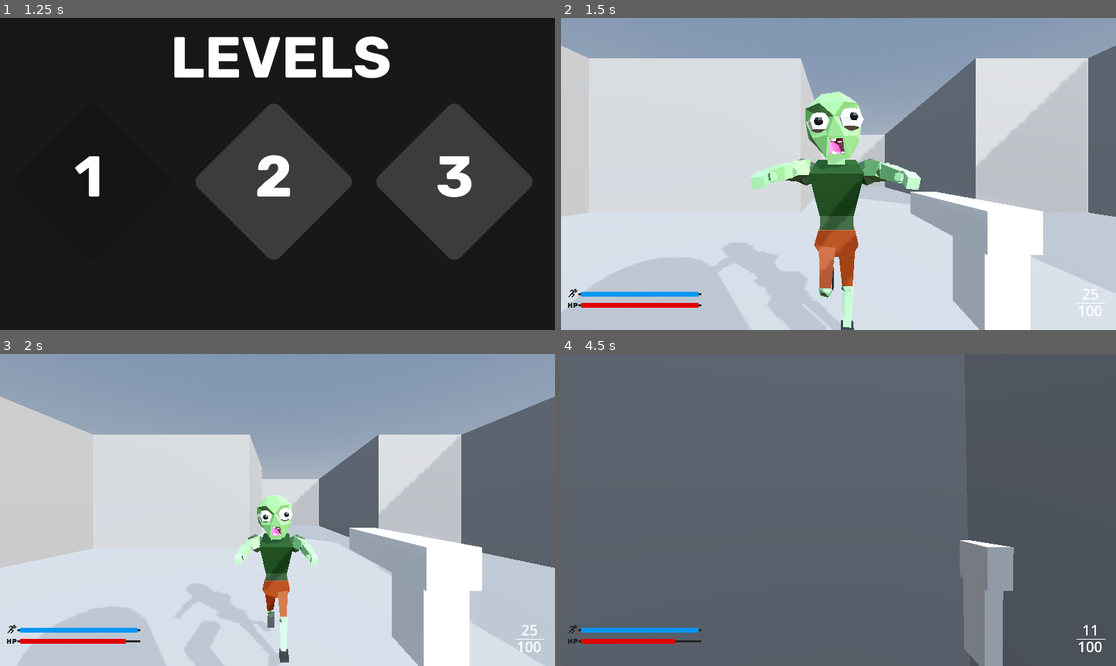
Above: before the commit, frames 1-4 (two rows, left to right).
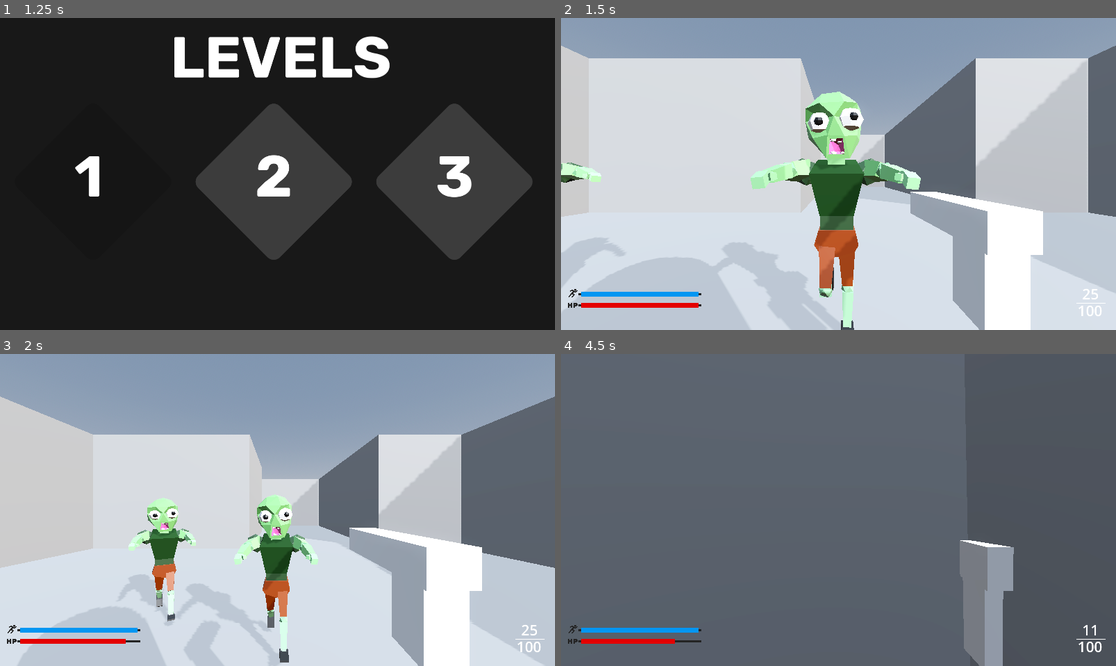
Above: after the commit, the same moments.

Repository: boltnzl/project-override
Game: Godot game, scene res://scenes/mainmenu.tscn
Same seed, same stepped clock (60 frames per second), same inputs: the game is played once before the commit and once after it.
Inputs (mouse positions are in pixels of both pictures, inside the frame that each line leads up to):
- Up to frame 1 (1.25 s): click "PLAY" at 0.5 s
- Up to frame 2 (1.5 s): click (655, 180) at 1.25 s
- Up to frame 3 (2 s): no input
- Up to frame 4 (4.5 s): move the mouse to (866, 510) at 2.02 s; press the mouse at (866, 510) at 2.03 s; hold W (up) from 2.03 s (still down); tap Space (jump) at 2.27, 3.02 s; move the mouse to (810, 510) at 2.77 s; release the mouse at (810, 510) at 2.78 s; tap Shift (sprint) at 2.85, 4.35 s; move the mouse to (849, 503) at 3.52 s; press the mouse at (849, 503) at 3.53 s; move the mouse to (832, 516) at 4.27 s; release the mouse at (832, 516) at 4.28 s

Frame 1 is identical in both runs. In frame 2, 1.0% of the frame differs, in the area x 0-12%, y 46-87%; in frame 3, 2.0%, in the area x 21-36%, y 46-88%; in frame 4, less than 0.1%.

Commit message:
ammo dropping done

Diff:
--- /dev/null
+++ b/scenes/ammo_drop.gd
@@ -0,0 +1,15 @@
+extends Area3D
+
+@export var amount = 10
+var picked_up = false
+
+func _ready() -> void:
+	pass
+
+func _on_body_entered(body: Node) -> void:
+	if picked_up == true:
+		return
+	if body.is_in_group("player") and body.has_method("add_ammo"):
+		picked_up = true
+		body.add_ammo(amount)
+		queue_free()
--- /dev/null
+++ b/scenes/ammo_drop.tscn
@@ -0,0 +1,87 @@
+[gd_scene load_steps=7 format=3 uid="uid://t8co0m15tdep"]
+
+[ext_resource type="Script" uid="uid://yfry1t1dh4kq" path="res://scenes/ammo_drop.gd" id="1_j0vwr"]
+[ext_resource type="PackedScene" uid="uid://c1ixf50fjx2dr" path="res://art/bullet.glb" id="2_cbkkf"]
+
+[sub_resource type="SphereShape3D" id="SphereShape3D_4d2yc"]
+
+[sub_resource type="Animation" id="Animation_j0vwr"]
+resource_name = "floating"
+length = 2.0
+loop_mode = 1
+tracks/0/type = "value"
+tracks/0/imported = false
+tracks/0/enabled = true
+tracks/0/path = NodePath("bullet:position")
+tracks/0/interp = 1
+tracks/0/loop_wrap = true
+tracks/0/keys = {
+"times": PackedFloat32Array(0, 0.966667, 2),
+"transitions": PackedFloat32Array(1, 1, 1),
+"update": 0,
+"values": [Vector3(0, 0.238707, 0), Vector3(0, 0.171752, 0), Vector3(0, 0.238707, 0)]
+}
+tracks/1/type = "value"
+tracks/1/imported = false
+tracks/1/enabled = true
+tracks/1/path = NodePath("bullet:rotation")
+tracks/1/interp = 1
+tracks/1/loop_wrap = true
+tracks/1/keys = {
+"times": PackedFloat32Array(0, 2),
+"transitions": PackedFloat32Array(1, 1),
+"update": 0,
+"values": [Vector3(0, 0, 0), Vector3(0, 6.28319, 0)]
+}
+
+[sub_resource type="Animation" id="Animation_cbkkf"]
+length = 0.001
+tracks/0/type = "value"
+tracks/0/imported = false
+tracks/0/enabled = true
+tracks/0/path = NodePath("bullet:position")
+tracks/0/interp = 1
+tracks/0/loop_wrap = true
+tracks/0/keys = {
+"times": PackedFloat32Array(0),
+"transitions": PackedFloat32Array(1),
+"update": 0,
+"values": [Vector3(0, 0.238707, 0)]
+}
+tracks/1/type = "value"
+tracks/1/imported = false
+tracks/1/enabled = true
+tracks/1/path = NodePath("bullet:rotation")
+tracks/1/interp = 1
+tracks/1/loop_wrap = true
+tracks/1/keys = {
+"times": PackedFloat32Array(0),
+"transitions": PackedFloat32Array(1),
+"update": 0,
+"values": [Vector3(0, 0, 0)]
+}
+
+[sub_resource type="AnimationLibrary" id="AnimationLibrary_lru7k"]
+_data = {
+&"RESET": SubResource("Animation_cbkkf"),
+&"floating": SubResource("Animation_j0vwr")
+}
+
+[node name="Area3D" type="Area3D"]
+transform = Transform3D(1, 0, 0, 0, 1, 0, 0, 0, 1, 0, -0.608906, 0)
+script = ExtResource("1_j0vwr")
+
+[node name="bullet" parent="." instance=ExtResource("2_cbkkf")]
+transform = Transform3D(0.2, 0, 0, 0, 0.2, 0, 0, 0, 0.2, 0, 0.238707, 0)
+
+[node name="CollisionShape3D" type="CollisionShape3D" parent="."]
+transform = Transform3D(1, 0, 0, 0, 1, 0, 0, 0, 1, 0, 0.239949, 0)
+shape = SubResource("SphereShape3D_4d2yc")
+
+[node name="AnimationPlayer" type="AnimationPlayer" parent="."]
+libraries = {
+&"": SubResource("AnimationLibrary_lru7k")
+}
+autoplay = "floating"
+
+[connection signal="body_entered" from="." to="." method="_on_body_entered"]
--- /dev/null
+++ b/scenes/guessing_puzzle.tscn
@@ -0,0 +1,9 @@
+[gd_scene format=3 uid="uid://cgqir3tcfwjwa"]
+
+[node name="GuessingPuzzle" type="Node3D"]
+
+[node name="StaticBody3D" type="StaticBody3D" parent="."]
+
+[node name="StaticBody3D2" type="StaticBody3D" parent="."]
+
+[node name="StaticBody3D3" type="StaticBody3D" parent="."]
--- a/scenes/level.tscn
+++ b/scenes/level.tscn
@@ -1,7 +1,7 @@
 [gd_scene load_steps=31 format=3 uid="uid://bj387j66to5uj"]
 
 [ext_resource type="Script" uid="uid://dqh6opl1sauow" path="res://scripts/mainlevel.gd" id="1_1ainy"]
-[ext_resource type="Script" uid="uid://dvolydp225yem" path="res://scenes/win_condition.gd" id="4_mx8sn"]
+[ext_resource type="Script" uid="uid://dvolydp225yem" path="res://scripts/win_condition.gd" id="4_mx8sn"]
 [ext_resource type="PackedScene" uid="uid://dm0g5mvsicmvs" path="res://scenes/enemy.tscn" id="5_f2txt"]
 [ext_resource type="PackedScene" uid="uid://dqof0v4sx7egd" path="res://scenes/player.tscn" id="8_b121j"]
 
@@ -111,6 +111,33 @@
 playerlocation = NodePath("../Player")
 
 [node name="Skeleton3D" parent="Enemy/zombie2/metarig" index="0"]
+bones/0/position = Vector3(0.0280735, 1.31623, -0.276936)
+bones/1/rotation = Quaternion(-0.0461669, 2.0729e-14, -1.10071e-08, 0.998934)
+bones/2/rotation = Quaternion(-0.053333, 7.02411e-15, -1.27156e-08, 0.998577)
+bones/3/rotation = Quaternion(-0.00422848, -1.19208e-07, -5.04074e-10, 0.999991)
+bones/4/rotation = Quaternion(0.0755224, 0.00446623, -0.0216835, 0.996898)
+bones/5/rotation = Quaternion(-0.0212615, -0.00273229, 0.0111505, 0.999708)
+bones/7/rotation = Quaternion(-0.586143, -0.421096, -0.459809, 0.517388)
+bones/8/rotation = Quaternion(-0.0781841, 0.723355, -0.23613, 0.644118)
+bones/9/rotation = Quaternion(0.00192979, -0.00399035, -0.0216599, 0.999756)
+bones/11/rotation = Quaternion(-0.586143, 0.421096, 0.459809, 0.517388)
+bones/12/rotation = Quaternion(-0.0781841, -0.723355, 0.23613, 0.644118)
+bones/13/rotation = Quaternion(0.00192979, 0.00399027, 0.0216601, 0.999756)
+bones/15/rotation = Quaternion(-5.41421e-08, 0.696936, 0.717133, -5.26172e-08)
+bones/16/rotation = Quaternion(-5.41421e-08, 0.696936, 0.717133, -5.26172e-08)
+bones/19/rotation = Quaternion(0.995903, -1.08568e-08, 1.18918e-07, 0.0904253)
+bones/20/rotation = Quaternion(0.000973396, 1.19026e-07, 2.15157e-11, 1)
+bones/21/rotation = Quaternion(-0.667573, 1.33148e-06, -1.353e-06, 0.744544)
+bones/24/rotation = Quaternion(0.995903, -1.08568e-08, 1.18918e-07, 0.0904253)
+bones/25/rotation = Quaternion(0.000973395, -1.19392e-07, -2.1056e-10, 1)
+bones/26/rotation = Quaternion(-0.667573, -1.33149e-06, 1.353e-06, 0.744544)
+bones/27/rotation = Quaternion(-1.0604e-07, 0.998523, -0.0543397, -1.86088e-06)
+
+[node name="Enemy2" parent="." groups=["enemy"] instance=ExtResource("5_f2txt")]
+transform = Transform3D(4, 0, 0, 0, 4, 0, 0, 0, 4, -10.785, 4.76773, -6.84672)
+playerlocation = NodePath("../Player")
+
+[node name="Skeleton3D" parent="Enemy2/zombie2/metarig" index="0"]
 bones/3/rotation = Quaternion(-0.00422848, -1.19208e-07, -5.04074e-10, 0.999991)
 bones/8/rotation = Quaternion(-0.0781841, 0.723355, -0.23613, 0.644118)
 bones/12/rotation = Quaternion(-0.0781841, -0.723355, 0.23613, 0.644118)
@@ -724,10 +751,14 @@
 
 [connection signal="body_entered" from="Enemy/Area3D" to="Enemy" method="_on_area_3d_body_entered"]
 [connection signal="body_exited" from="Enemy/Area3D" to="Enemy" method="_on_area_3d_body_exited"]
+[connection signal="body_entered" from="Enemy2/Area3D" to="Enemy2" method="_on_area_3d_body_entered"]
+[connection signal="body_exited" from="Enemy2/Area3D" to="Enemy2" method="_on_area_3d_body_exited"]
 [connection signal="body_entered" from="WinCondition" to="WinCondition" method="_on_body_entered"]
 
 [editable path="Enemy"]
 [editable path="Enemy/zombie2"]
+[editable path="Enemy2"]
+[editable path="Enemy2/zombie2"]
 [editable path="Player"]
 [editable path="Player/Pivot/Camera3D/Pistol"]
 [editable path="Player/Health_Stamina"]
--- a/scenes/level_2.tscn
+++ b/scenes/level_2.tscn
@@ -1,7 +1,7 @@
 [gd_scene load_steps=33 format=3 uid="uid://bdkprmaslovs6"]
 
 [ext_resource type="PackedScene" uid="uid://dqof0v4sx7egd" path="res://scenes/player.tscn" id="1_3bmlt"]
-[ext_resource type="Script" uid="uid://dvolydp225yem" path="res://scenes/win_condition.gd" id="2_jm1iu"]
+[ext_resource type="Script" uid="uid://dvolydp225yem" path="res://scripts/win_condition.gd" id="2_jm1iu"]
 
 [sub_resource type="PhysicsMaterial" id="PhysicsMaterial_y4x0y"]
 
--- a/scripts/Player.gd
+++ b/scripts/Player.gd
@@ -158,3 +158,4 @@
 
 func add_ammo(amount) -> void:
 	total_ammo += amount
+	_update_ammo_ui()
--- a/scripts/enemy.gd
+++ b/scripts/enemy.gd
@@ -13,6 +13,9 @@
 var incombat = false
 var health = 10.0
 var damagehit = 1.0
+
+const AMMO_PICKUP_SCENE = preload("res://scenes/ammo_drop.tscn")
+
 
 
 func _ready() -> void:
@@ -67,10 +70,8 @@
 		incombat = true
 		timelasthit = 0.0
 		if health <= 0:
-			give_player_ammo(10)
+			var pickup = AMMO_PICKUP_SCENE.instantiate()
+			pickup.global_position = global_position + Vector3(0, -0.5, 0)  # spawn slightly below
+			pickup.amount = randi_range(5, 15)
+			get_parent().add_child(pickup)
 			queue_free()
-
-
-func give_player_ammo(amount) -> void:
-	if player and player.has_method("add_ammo"):
-		player.add_ammo(amount)
Not shown, added: art/bullet.blend.import
Binary file added: art/bullet.glb
Not shown, added: art/bullet.glb.import
Not shown, added: scenes/ammo_drop.gd.uid
Renamed: scenes/win_condition.gd -> scripts/win_condition.gd
Renamed: scenes/win_condition.gd.uid -> scripts/win_condition.gd.uid
Not shown, added: art/bullet.blend
Not shown, added: art/bullet.blend1
